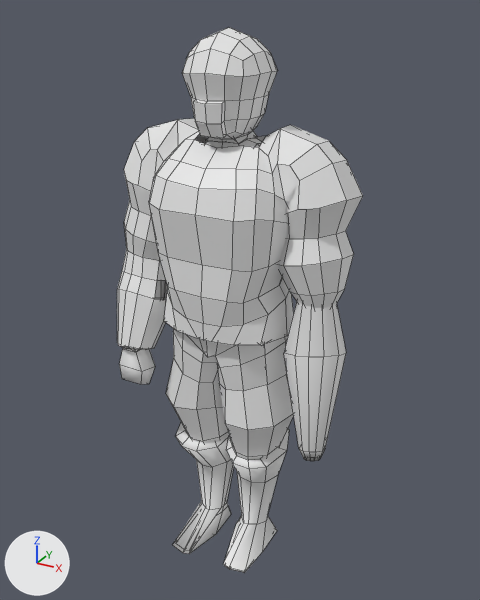
An edit to the FBX model Hayes_Ethan_collab/Assets/Models/Player/PlayerModel.fbx, drawn before and after from the same camera.
Both versions are drawn from a camera (50 mm lens) standing at (1.25, -2.17, 2.18) and looking at (0.04, 0.03, 1.08). Every picture has the same lights, and +X, +Y and +Z are marked at lower left. Mesh edges are drawn as thin lines. Vertices at the same position are counted once.
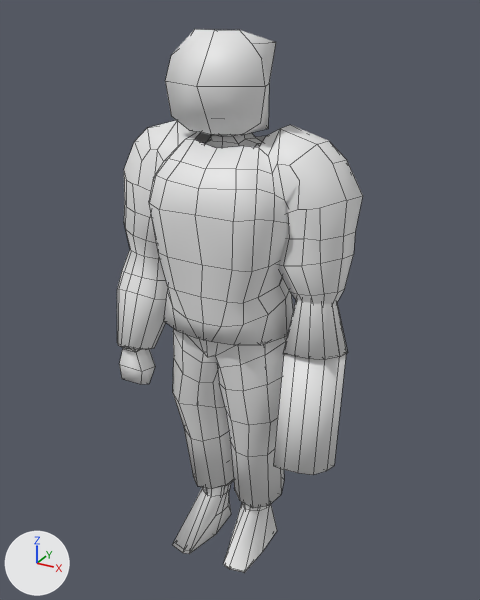
Commit message: Updated player model

Where the change shows, as pixel boxes [x1, y1, x2, y2] in the pictures (480 x 600 px; the box of a moved part takes in the faces that stretch with it):
'Mesh.001', reshaped: before [117, 118, 363, 350]; after [117, 120, 363, 350]
'Pants', reshaped: before [166, 328, 294, 460]; after [173, 328, 287, 508]
'Mesh', reshaped: before [119, 138, 346, 573]; after [119, 133, 346, 573]
'Mesh.004', added: after [165, 29, 276, 135]
'Mesh.002', reshaped: before [173, 423, 289, 572]; after [173, 483, 277, 572]
'Mesh.003', no longer drawn: before [182, 27, 277, 144]
'Mesh.005', added: after [283, 299, 347, 360]
part 1 of me_cube_002, moved or reshaped: before [184, 428, 280, 460]; after [184, 428, 284, 508]
part 2 of me_cube_002, moved or reshaped: before [166, 359, 294, 457]; after [173, 360, 282, 457]
part 6 of me_cube_001, moved or reshaped: before [284, 307, 346, 461]; after [273, 354, 346, 475]
part 7 of me_cube_004, moved or reshaped: before [122, 225, 166, 281]; after [122, 230, 166, 281]
part 8 of me_cube_004, moved or reshaped: before [124, 177, 156, 243]; after [124, 173, 156, 243]
part 9 of me_cube_004, moved or reshaped: [302, 196, 363, 266] in both

The change, as a diff of the scene's bpy script:
```diff
--- a/Hayes_Ethan_collab/Assets/Models/Player/PlayerModel.fbx.py
+++ b/Hayes_Ethan_collab/Assets/Models/Player/PlayerModel.fbx.py
@@ me_cube_001 @@
 # used by ob_mesh; location = (0.0, 0.0, -0.118)
-me_cube_001.from_pydata(...)  # 593 vertices, 578 faces; spans x -0.45..0.52, y -0.24..0.17, z -0.01..2.19
+me_cube_001.from_pydata(...)  # 593 vertices, 578 faces; spans x -0.45..0.55, y -0.27..0.17, z -0.01..2.19
+# me_cube_001 part 6: 26 vertices moved from x 0.39..0.49, y -0.13..-0.04, z 0.64..1.12 to x 0.32..0.55, y -0.27..-0.06, z 0.63..1.12; 8 vertices removed from x 0.42..0.46, y -0.13..-0.04, z 0.63..0.72; 8 vertices added at x 0.39..0.45, y -0.27..-0.05, z 0.61..0.88
@@ me_cube_004 @@
 # used by ob_mesh_001; location = (0.0, 0.0, -0.118)
-me_cube_004.from_pydata(...)  # 318 vertices, 279 faces; spans x -0.504..0.51, y -0.245..0.23, z 0.948..1.913
+me_cube_004.from_pydata(...)  # 319 vertices, 280 faces; spans x -0.504..0.51, y -0.245..0.23, z 0.948..1.913
+# me_cube_004 part 7: 11 vertices moved from x -0.484..-0.263, y -0.105..0.112, z 1.31..1.368 to x -0.47..-0.277, y -0.091..0.098, z 1.316..1.367
+# me_cube_004 part 8: 11 vertices moved from x -0.47..-0.221, y -0.096..0.163, z 1.499..1.57 to x -0.491..-0.2, y -0.117..0.183, z 1.491..1.572
+# me_cube_004 part 9: 8 vertices moved from x 0.333..0.464, y -0.059..0.162, z 1.29..1.56 to x 0.35..0.501, y -0.089..0.15, z 1.314..1.562; 1 vertex added at x 0.387, y 0.11, z 1.315
+# me_cube_004 part 10: the surface is now shaded smooth
@@ me_cube_005 @@
 # used by ob_mesh_002; location = (0.0, 0.0, -0.118)
-me_cube_005.from_pydata(...)  # 107 vertices, 90 faces; spans x -0.257..0.281, y -0.244..0.17, z -0.022..0.574
+me_cube_005.from_pydata(...)  # 84 vertices, 66 faces; spans x -0.197..0.221, y -0.244..0.168, z -0.022..0.581
+# me_cube_005 part 5
+# 44 vertices are removed from x -0.257..0.281, y -0.146..0.17, z 0.097..0.574
+# 46 faces are deleted
+# 19 vertices move from x -0.16..0.184, y -0.046..0.096, z 0.097..0.118 to x -0.166..0.189, y -0.033..0.12, z 0.166..0.19
+# 21 vertices are added at x -0.187..0.214, y -0.087..0.103, z 0.166..0.581
+# 22 new faces join them
@@ me_cube_002 @@
 # used by ob_pants; location = (0.0, 0.0, -0.118)
-me_cube_002.from_pydata(...)  # 173 vertices, 154 faces; spans x -0.293..0.317, y -0.19..0.19, z 0.42..1.205
+me_cube_002.from_pydata(...)  # 173 vertices, 156 faces; spans x -0.262..0.286, y -0.191..0.194, z 0.241..1.206
+# me_cube_002 part 1: 40 vertices moved from x -0.182..0.206, y -0.057..0.144, z 0.42..0.449 to x -0.208..0.236, y -0.065..0.194, z 0.241..0.286
+# me_cube_002 part 2: 14 vertices moved from x -0.293..0.317, y -0.177..0.184, z 0.733..0.76 to x -0.262..0.286, y -0.148..0.154, z 0.737..0.759
+# me_cube_002 part 3: the surface is now shaded smooth
@@ me_cube_006 @@
 # used by ob_mesh_003; location = (0.0, 0.0, -0.118)
-me_cube_006.from_pydata(...)  # 115 vertices, 110 faces; spans x -0.154..0.178, y -0.165..0.173, z 1.854..2.24
+me_cube_006.from_pydata(...)  # 0 vertices, 0 faces; spans empty
+# me_cube_006 part 4: the whole mesh is rebuilt
@@ me_cube_009 @@
+me_cube_009.from_pydata(...)  # 34 vertices, 24 faces; spans x -0.203..0.203, y -0.194..0.18, z 1.884..2.234
@@ me_cube_006_1 @@
+me_cube_006_1.from_pydata(...)  # 33 vertices, 22 faces; spans x 0.29..0.527, y -0.155..0.096, z 1.038..1.352
@@ ob_mesh_004 @@
+ob_mesh_004 = bpy.data.objects.new('Mesh.004', me_cube_009)
+ob_mesh_004.location = (0.0, 0.0, -0.118)
@@ ob_mesh_005 @@
+ob_mesh_005 = bpy.data.objects.new('Mesh.005', me_cube_006_1)
+ob_mesh_005.location = (0.0, 0.0, -0.118)
```
